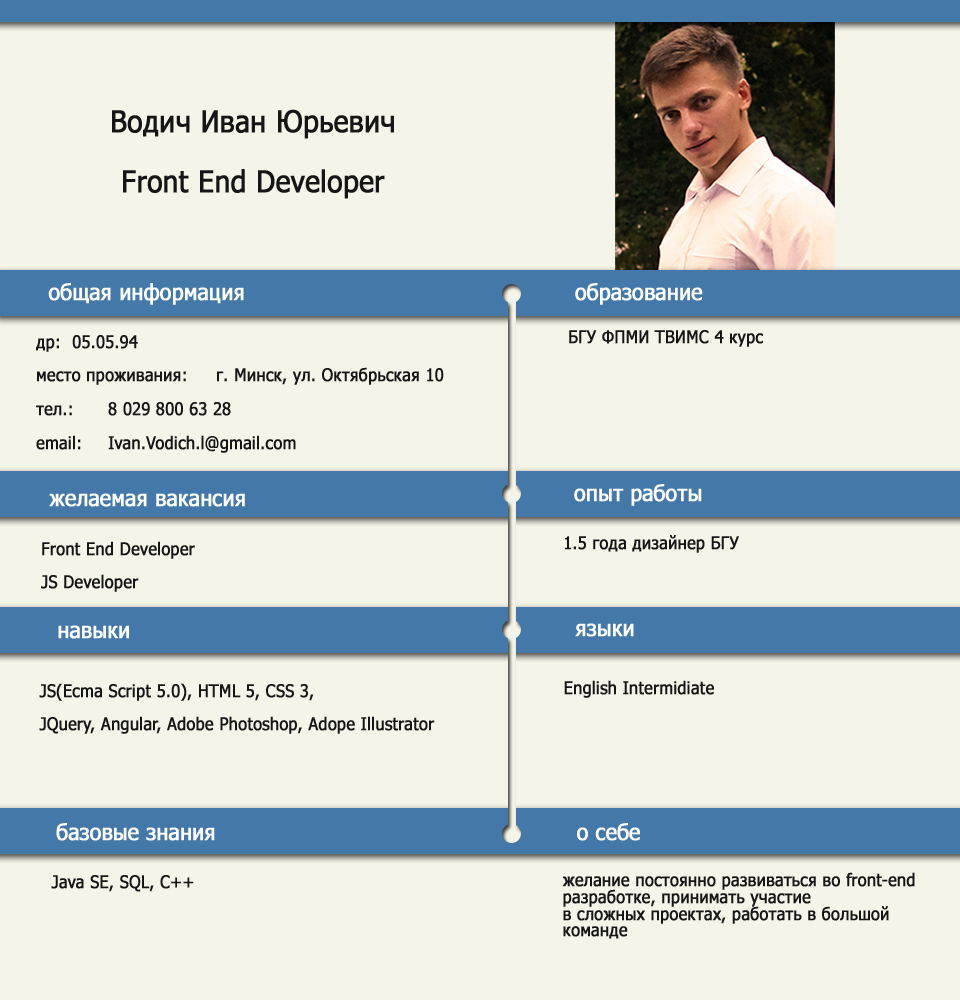
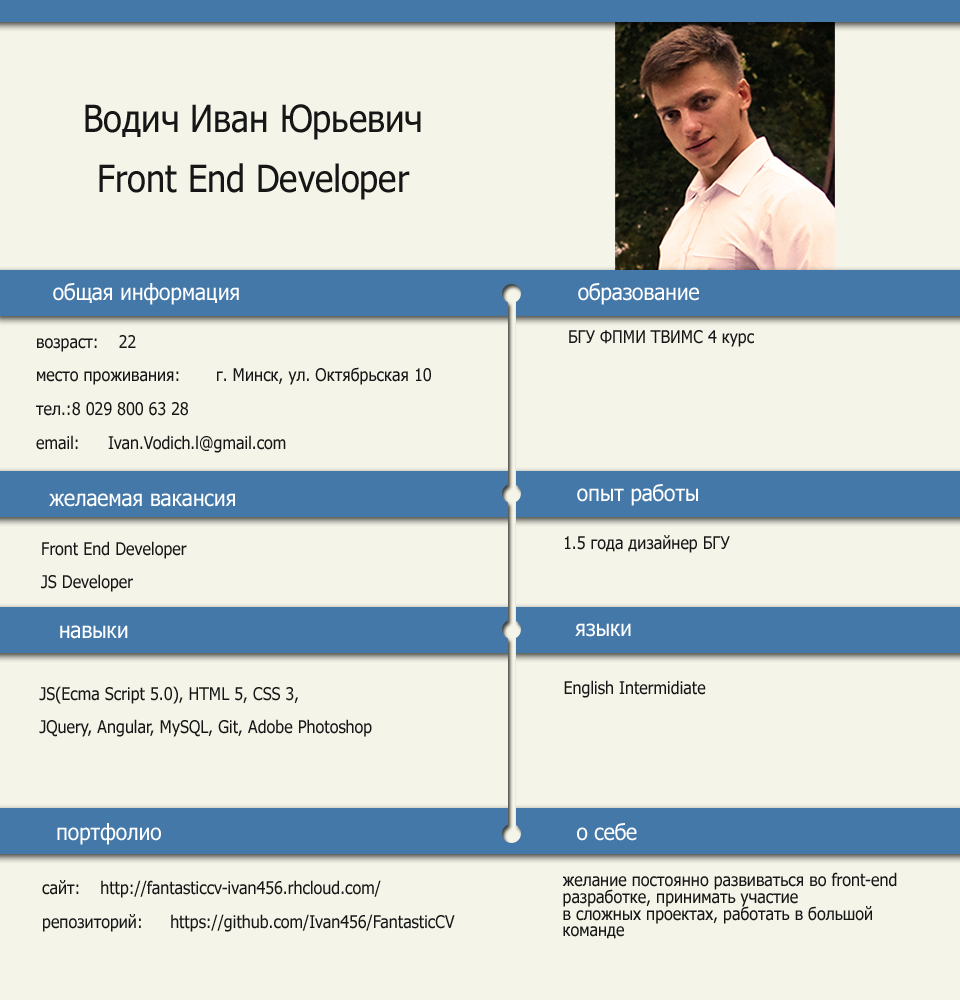
Layered file, before and after one edit (960×1000). Changes by layer:
painted on "БГУ ФПМИ ТВИМС 4 курс" over box(569, 330, 763, 347)
painted on "English Intermidiate" over box(564, 680, 714, 698)
painted on "желание постоянно развиваться во front-end разработке, принима" over box(562, 872, 915, 939)
renamed "JS(Ecma Script 5.0), HTML 5, CSS 3, JQuery, Angular, Adobe Pho" to "JS(Ecma Script 5.0), HTML 5, CSS 3, JQuery, Angular, MySQL, Gi", painted on it over box(39, 683, 435, 737)
painted on "1.5 года дизайнер БГУ" over box(565, 535, 739, 553)
renamed "Java SE, SQL, C++" to "сайт: http://fantasticcv-ivan456.rhcloud.com/ репозиторий:", moved it above "Front End Developer JS Developer", painted on it over box(42, 875, 455, 932)
painted on "Front End Developer JS Developer" over box(41, 541, 195, 592)
renamed "др: 05.05.94 место проживания: г. Минск, ул. Октябрьская 10 т" to "возраст: 22 место проживания: г. Минск, ул. Октябрьская 10", painted on it over box(36, 335, 444, 453)
painted on "Водич Иван Юрьевич Front End Developer" over box(85, 104, 421, 200)
painted on "о себе" over box(577, 823, 640, 841)
renamed "базовые знания" to "портфолио", painted on it over box(56, 823, 215, 845)
painted on "языки" over box(575, 623, 634, 637)
painted on "навыки" over box(58, 625, 129, 639)
painted on "желаемая вакансия" over box(49, 493, 245, 507)
painted on "опыт работы" over box(574, 484, 702, 506)
painted on "образование" over box(575, 283, 703, 305)
painted on "общая информация" over box(48, 283, 244, 305)
